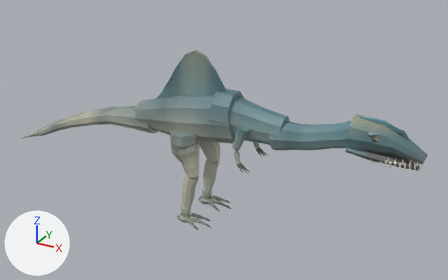
The glTF model examples/dinobrawl-3d/assets/spino.glb, before and after one commit.
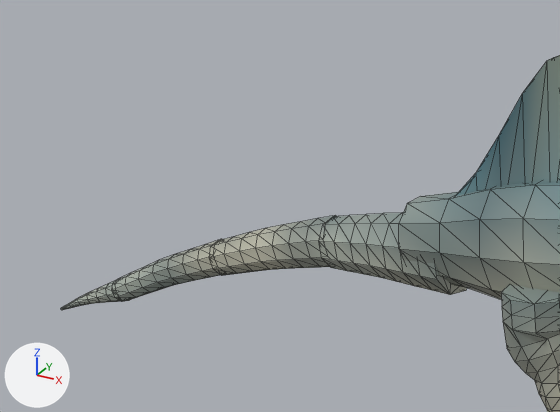
The first picture shows the older version from a 50 mm camera at (7.16, -12.78, 8.75) aimed at (-0.12, 0.44, 2.14). The close-ups show the older and then the newer version on the part from 0% to 42% of the width and 12% to 62% of the height of that picture. Only the edits that show in the close-ups are written down. Every picture has the same lights, and +X, +Y and +Z are marked at lower left. The close-ups show mesh edges as thin lines. Where no turn or scale is listed for an object, it has been applied to the vertices. Vertices at exactly the same position are counted once.

Before the edit, the objects in view are built like this:
```python
me_bodym_021 = bpy.data.meshes.new('bodym.021')
me_bodym_021.from_pydata(...)  # 130 vertices, 256 faces; spans x -2.45..1.81, y -0.52..0.52, z 2.22..3.69
me_bodym_021.materials.append(mat_defaultmaterial_004)
me_tailm2_017 = bpy.data.meshes.new('tailm2.017')
me_tailm2_017.from_pydata(...)  # 72 vertices, 140 faces; spans x -4.93..-3.29, y -0.22..0.23, z 1.74..2.62
me_tailm2_017.materials.append(mat_defaultmaterial_016)
me_tailm3_017 = bpy.data.meshes.new('tailm3.017')
me_tailm3_017.from_pydata(...)  # 72 vertices, 140 faces; spans x -6.38..-4.74, y -0.16..0.17, z 1.15..2.11
me_tailm3_017.materials.append(mat_defaultmaterial_015)
ob_bodym = bpy.data.objects.new('bodym', me_bodym_021)
ob_bodym.location = (0.0, 0.0, 0.0)
ob_tailm2 = bpy.data.objects.new('tailm2', me_tailm2_017)
ob_tailm2.location = (0.0, 0.0, 0.0)
ob_tailm3 = bpy.data.objects.new('tailm3', me_tailm3_017)
ob_tailm3.location = (0.0, 0.0, 0.0)
# also in view: 'thighmR' at (-0.74, -0.47, 2.0); 'tailm4' at (-6.74, 0.0, 1.12); 'tailm1' at (-2.71, 0.01, 2.5); 'sailm' at (-0.68, 0.0, 3.76)
```
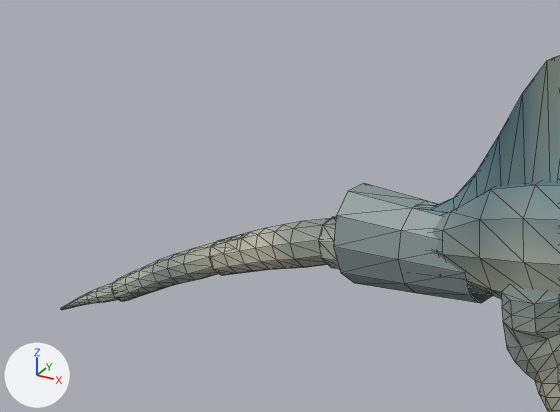
What differs and where, as boxes (x1, y1, x2, y2) in the close-ups (560 x 412 px; the box of a moved part takes in the faces that stretch with it):
'bodym', reshaped: before (399, 181, 560, 299); after (432, 181, 560, 298)
'hipm', added: after (333, 184, 493, 303)
part 1 of me_bodym_021, moved or reshaped: before (399, 186, 501, 299); after (432, 190, 501, 298)
'tailm1', unchanged, covered by the edit: before (319, 213, 467, 295); after (319, 216, 490, 294)

What changed in the scene script:
```text
Change me_bodym_021:
    where me_bodym_021.from_pydata(...)  # 130 vertices, 256 faces; spans x -2.45..1.81, y -0.52..0.52, z 2.22..3.69
    used by ob_bodym; location = (0.0, 0.0, 0.0)
    me_bodym_021 part 1: 20 of 130 vertices moved; they spanned x -2.45..-1.85, y -0.38..0.38, z 2.24..3.09 and now span x -2.45..-1.85, y -0.34..0.34, z 2.29..2.96; mean shift (0.0, 0.0, -0.04); largest move (-2.45, 0.11, 2.96) -> (-2.45, 0.07, 2.73)
Add me_hipm:
    me_hipm.from_pydata(...)  # 30 vertices, 40 faces; spans x -3.116..-1.686, y -0.391..0.391, z 2.036..2.964
    me_hipm.materials.append(mat_defaultmaterial_005)
Add ob_hipm:
    ob_hipm = bpy.data.objects.new('hipm', me_hipm)
    ob_hipm.location = (0.0, 0.0, 0.0)
```
